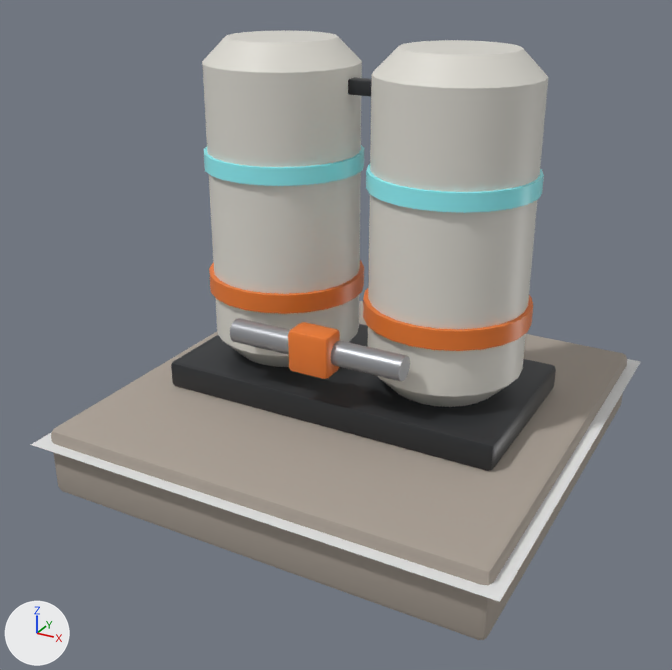
Two versions of the glTF model res/models/placement/oxygen/oxygen_tank_1x1.gltf, one commit apart.
Rendered twice from a 50 mm lens placed at (1.68, -3.29, 1.93), pointed at (-0.04, -0.16, 0.37). The lights are fixed; the arrows at lower left show +X, +Y and +Z. The older version comes first. Where no turn or scale is listed for an object, it has been applied to the vertices.

Before the edit, the objects in view are built like this:
```python
me_oxygentank = bpy.data.meshes.new('OxygenTank')
me_oxygentank.from_pydata(...)  # 830 vertices, 1632 faces; spans x -0.95..0.95, y -0.95..0.95, z -0.24..1.53
# faces by material slot: [108, 216, 384, 492, 384, 48]
me_oxygentank.materials.append(mat_concrete)  # grey #aaa095
me_oxygentank.materials.append(mat_frame_graphite)  # dark grey #35373a
me_oxygentank.materials.append(mat_hull_white)  # light grey #dfddd4
me_oxygentank.materials.append(mat_accent_orange)  # orange #ed7c30
me_oxygentank.materials.append(mat_light_cyan)  # cyan #95f9ff
me_oxygentank.materials.append(mat_steel)  # grey #9b9ea2
me_p_footprint = bpy.data.meshes.new('%P%Footprint')
me_p_footprint.from_pydata([(-1.0, -1.0, 0.0), (1.0, -1.0, 0.0), (1.0, 1.0, 0.0), (-1.0, 1.0, 0.0)], [], [(0, 1, 2), (0, 2, 3)])
me_p_footprint.materials.append(mat_p)  # white #e7e7e7
ob_oxygentank = bpy.data.objects.new('OxygenTank', me_oxygentank)
ob_oxygentank.location = (0.0, 0.0, 0.0)
ob_p_footprint = bpy.data.objects.new('%P%Footprint', me_p_footprint)
ob_p_footprint.location = (0.0, 0.0, 0.0)
```
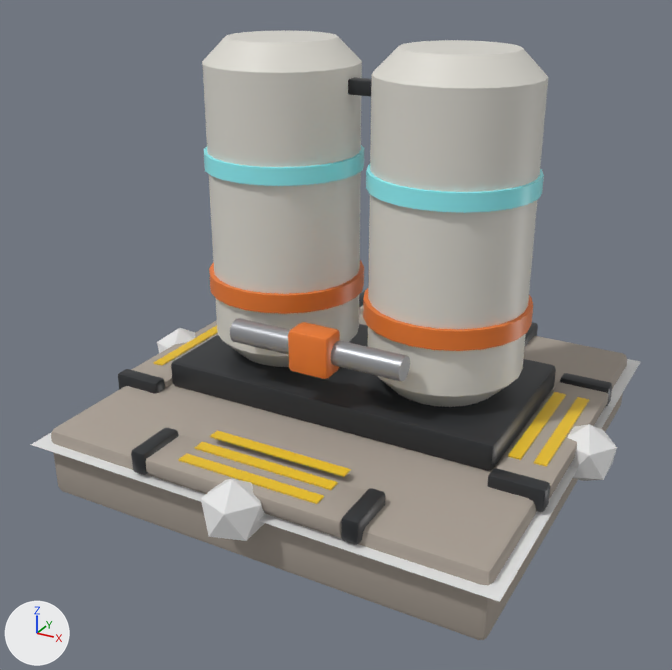
What differs and where, as boxes [x1, y1, x2, y2] in the pictures (672 x 670 px):
'%V%AnchorOut.003+', added: after [131, 428, 385, 545]
    faces in mat_concrete (grey #aaa095): [145, 435, 366, 535]
    faces in mat_hazard_yellow (yellow #edc427): [179, 430, 351, 504]
    faces in mat_frame_graphite (dark grey #35373a): [131, 428, 385, 545]
'%V%AnchorOut+', added: after [487, 373, 612, 512]
    faces in mat_concrete (grey #aaa095): [497, 383, 608, 498]
    faces in mat_hazard_yellow (yellow #edc427): [508, 392, 589, 467]
    faces in mat_frame_graphite (dark grey #35373a): [487, 373, 612, 512]
'%P%AnchorOut.003', added: after [201, 479, 265, 541]
'%V%AnchorOut.001+', added: after [118, 320, 218, 393]
    faces in mat_concrete (grey #aaa095): [132, 320, 218, 387]
    faces in mat_frame_graphite (dark grey #35373a): [118, 369, 165, 393]
    faces in mat_hazard_yellow (yellow #edc427): [153, 325, 218, 366]
'%P%AnchorOut', added: after [567, 424, 617, 481]
'%P%AnchorOut.001', added: after [157, 328, 195, 353]
'%V%AnchorOut.002+', added (mostly hidden): after [359, 291, 538, 347]
    faces in mat_frame_graphite (dark grey #35373a): [359, 291, 538, 347]

The edits, one by one:
Material 'Hazard_Yellow' (mat_hazard_yellow) is new.
Its base color is (0.85, 0.55, 0.02) (yellow #edc427).
Mesh me_v_anchorout_003 is new.
It has 192 vertices, 360 faces and spans x -0.49..0.49, y -0.98..-0.675, z 0.01..0.11.
Faces by material slot: [108, 216, 36].
It uses material mat_concrete (grey #aaa095).
It uses material mat_frame_graphite (dark grey #35373a).
It uses material mat_hazard_yellow (yellow #edc427).
Mesh me_v_anchorout_002 is new.
It has 192 vertices, 360 faces and spans x -0.49..0.49, y 0.675..0.98, z 0.01..0.11.
Faces by material slot: [108, 216, 36].
It uses material mat_concrete (grey #aaa095).
It uses material mat_frame_graphite (dark grey #35373a).
It uses material mat_hazard_yellow (yellow #edc427).
Mesh me_v_anchorout_001 is new.
It has 192 vertices, 360 faces and spans x -0.98..-0.675, y -0.49..0.49, z 0.01..0.11.
Faces by material slot: [108, 216, 36].
It uses material mat_concrete (grey #aaa095).
It uses material mat_frame_graphite (dark grey #35373a).
It uses material mat_hazard_yellow (yellow #edc427).
Mesh me_v_anchorout is new.
It has 192 vertices, 360 faces and spans x 0.675..0.98, y -0.49..0.49, z 0.01..0.11.
Faces by material slot: [108, 216, 36].
It uses material mat_concrete (grey #aaa095).
It uses material mat_frame_graphite (dark grey #35373a).
It uses material mat_hazard_yellow (yellow #edc427).
Mesh me_p_anchorout_003 is new.
It is an icosphere of 20 faces spanning x -0.116..0.116, y -0.111..0.111, z -0.13..0.13.
It uses material mat_p (white #e7e7e7).
Object '%V%AnchorOut.003+' (ob_v_anchorout_003) is new; it shows me_v_anchorout_003.
Its location is (0.0, 0.0, 0.0).
Object '%V%AnchorOut.002+' (ob_v_anchorout_002) is new; it shows me_v_anchorout_002.
Its location is (0.0, 0.0, 0.0).
Object '%V%AnchorOut.001+' (ob_v_anchorout_001) is new; it shows me_v_anchorout_001.
Its location is (0.0, 0.0, 0.0).
Object '%V%AnchorOut+' (ob_v_anchorout) is new; it shows me_v_anchorout.
Its location is (0.0, 0.0, 0.0).
Object '%P%AnchorOut.003' (ob_p_anchorout_003) is new; it shows me_p_anchorout_003.
Its location is (0.0, -1.0, 0.013).
Object '%P%AnchorOut.001' (ob_p_anchorout_001) is new; it shows a copy of me_p_anchorout_003.
Its location is (-1.0, 0.0, 0.013).
Object '%P%AnchorOut' (ob_p_anchorout) is new; it shows a copy of me_p_anchorout_003.
Its location is (1.0, 0.0, 0.013).
